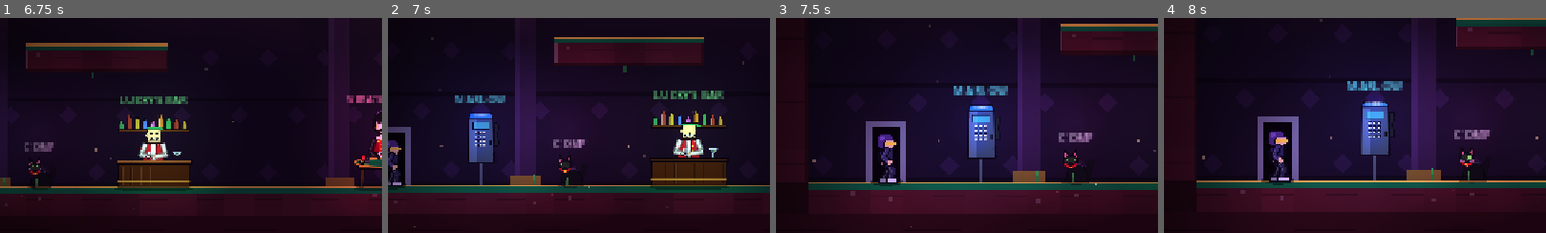
Above: before the commit, frames 1-4 (left to right).
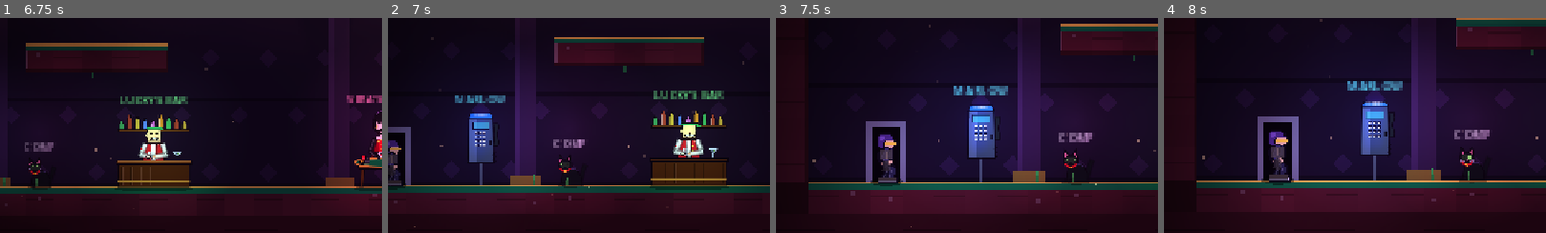
Above: after the commit, the same moments.

Repository: traceiscool2003/let-it-ride
Game: Godot game, scene res://scenes/main.tscn
The game is run twice, just before and just after one commit, with the same random seed, the same clock (stepped at 60 frames per second) and the same inputs.
Inputs (mouse positions are % of the whole screen's width and height, from its top left):
- Up to frame 1 (6.75 s): tap Enter (confirm) at 0.5 s; move the mouse to (72, 45) at 0.52 s; hold D (right) 0.53-1.25 s; hold Space (jump) 0.53-1.25 s; tap Shift (dash) at 0.6, 5.1 s; click (72, 45) at 0.67 s; drag from (30, 55) to (45, 70) at 1.27 s; move the mouse to (60, 28) at 2.02 s; hold A (left) 2.03-2.75 s; hold Space (jump) 2.03-2.75 s; tap F (attack) at 2.1 s; drag from (45, 70) to (20, 35) at 2.77 s; tap R (restart) at 3.5 s; move the mouse to (80, 65) at 3.52 s; hold D (right) 3.53-4.25 s; hold Space (jump) 3.53-4.25 s; tap 2 (choose2) at 3.6 s; drag from (20, 35) to (35, 25) at 4.27 s; move the mouse to (55, 50) at 5.02 s; hold D (right) 5.03-5.75 s; hold Space (jump) 5.03-5.75 s; click (55, 50) at 5.17 s; drag from (35, 25) to (30, 55) at 5.77 s; move the mouse to (72, 45) at 6.52 s; hold A (left) from 6.53 s (still down); hold Space (jump) from 6.53 s (still down); tap Z at 6.6 s
- Up to frame 2 (7 s): keep holding A (left); keep holding Space (jump)
- Up to frame 3 (7.5 s): release A (left) at 7.25 s; release Space (jump) at 7.25 s; drag from (30, 55) to (45, 70) at 7.27 s
- Up to frame 4 (8 s): no input
The pictures show only the part of the screen within x 0-50%, y 18-68%; the shares and areas given below are measured in that part.

Frame 1 is identical in both runs. In frame 2, 0.1% of the frame differs, in the area x 0-4%, y 63-78%; in frame 3, 0.3%; in frame 4, 0.3%, in the area x 27-33%, y 60-76%.

Commit message:
Item 2: wearable ability clothing (wardrobe.gd), ground pound

Diff:
--- a/scripts/main.gd
+++ b/scripts/main.gd
@@ -17,6 +17,7 @@
 const CasinoScript := preload("res://scripts/casino.gd")
 const Story := preload("res://scripts/story.gd")
 const Charms := preload("res://scripts/charms.gd")
+const Wardrobe := preload("res://scripts/wardrobe.gd")
 const Dialogue := preload("res://scripts/dialogue.gd")
 const Menus := preload("res://scripts/menus.gd")
 const MagsScript := preload("res://scripts/mags.gd")
@@ -305,6 +306,8 @@
 ## Slot machines on this floor, keyed by position: each has its own odds.
 var machines := {}
 var charms: Charms
+## Worn clothing ids for this run (see wardrobe.gd). Abilities come from here.
+var worn: Array = []
 var menu: Menus
 var settings: SettingsScript
 var settings_return := "title"
@@ -632,6 +635,7 @@
 	revive_used = false
 	run_dmg_bonus = ch["dmg"]
 	charms.reset_run()
+	worn = Wardrobe.START_OUTFIT.duplicate()
 	heat_run = heat()
 	hp = 99
 	_recalc_max_hp()
@@ -792,6 +796,8 @@
 	player.dash_enabled = not rules.has("grounded")
 	player.dash_max = 1 + perk("dash") + charms.dash_bonus()
 	player.dashes = player.dash_max
+	_apply_worn()
+	player.pounded.connect(_on_pound)
 	player.parry_bonus = perk("parry") * 0.05
 	world.add_child(player)
 	player.move_done.connect(_on_move)
@@ -1981,6 +1987,9 @@
 	for e in enemies:
 		if is_instance_valid(e) and e.alive:
 			e.kill(0.0)
+	var drop := _roll_wear(1)
+	if not drop.is_empty():
+		_give_wear(drop[0])
 	level.exit_locked = false
 	level.tile_layer.queue_redraw()
 	for p in projectiles:
@@ -2608,6 +2617,56 @@
 		"icon": String(inf["tags"][0]).left(1) if inf["tags"].size() > 0 else "?"}
 
 
+func _wear_item(id: String) -> Dictionary:
+	var inf: Dictionary = Wardrobe.info(id)
+	var price := int(round(float(inf["price"]) * _price_mult()))
+	var ab := " [" + String(inf["abil"]).to_upper().replace("_", " ") + "]" if inf.has("abil") else ""
+	return {"id": id, "name": inf["name"], "desc": String(inf["desc"]), "tag": "$%d" % price, "price": price,
+		"col": Color(inf["col"]).lightened(0.25), "tag_col": Color(inf["col2"]), "icon": "W"}
+
+
+## Pick clothing the player does not wear yet. Ability gear is weighted first.
+func _roll_wear(n: int) -> Array:
+	var pool: Array = []
+	for id in Wardrobe.ITEMS:
+		if id != "thrift_sneakers" and not worn.has(id) and int(Wardrobe.ITEMS[id]["price"]) > 0:
+			pool.append(id)
+	var out: Array = []
+	while out.size() < n and not pool.is_empty():
+		out.append(pool.pop_at(rng.randi_range(0, pool.size() - 1)))
+	return out
+
+
+func _give_wear(id: String) -> void:
+	var inf: Dictionary = Wardrobe.info(id)
+	worn = Wardrobe.wear(worn, id)
+	_apply_worn()
+	toasts.append({"text": "WEARING: " + String(inf["name"]), "sub": String(inf["desc"]), "t": 4.0})
+	if player and is_instance_valid(player):
+		fx.burst(player.global_position, 16, Color(inf["col"]), 120.0, 0.6, 2.5, -30.0)
+
+
+## Push worn clothing onto the player: abilities and the drawn outfit.
+func _apply_worn() -> void:
+	if player == null or not is_instance_valid(player):
+		return
+	var ab: Dictionary = Wardrobe.abilities(worn)
+	player.abil = ab
+	player.worn = worn
+	player.outfit_floor = floor_num
+	player.dash_enabled = not rules.has("grounded")
+
+
+func _on_pound(pos: Vector2) -> void:
+	shake(0.35)
+	hitstop(0.05)
+	Sfx.play("slam")
+	fx.burst(pos, 14, Color(0.8, 0.7, 0.6), 140.0, 0.5, 2.4, 80.0, Vector2.UP, PI * 0.5)
+	for e in enemies:
+		if is_instance_valid(e) and e.alive and absf(e.global_position.x - pos.x) < 36.0 and absf(e.global_position.y - pos.y) < 24.0:
+			e.hurt(2 + run_dmg_bonus, 0.0) if e.has_method("hurt") else e.kill(0.0)
+
+
 func _shop_price(id: String) -> int:
 	var base: int = Charms.PRICE[Charms.info(id)["rarity"]]
 	return int(round(base * (1.0 + floor_num / 6.0) * _price_mult() / 5.0)) * 5
@@ -2652,6 +2711,12 @@
 				it["price"] = price
 				it["disabled"] = pot < price
 				items.append(it)
+			if not data.has("wear"):
+				data["wear"] = _roll_wear(2)
+			for wid in data["wear"]:
+				var wit := _wear_item(wid)
+				wit["disabled"] = pot < int(wit["price"])
+				items.append(wit)
 			var rr := int(round(20 * (1 + int(data["rerolls"])) * _price_mult()))
 			items.append({"id": "reroll", "name": "REROLL", "desc": "Vera shuffles new charms onto the table.", "tag": "$%d" % rr, "price": rr, "col": Color(0.6, 0.6, 0.7), "icon": "R", "disabled": pot < rr})
 		"pick":
@@ -2769,6 +2834,13 @@
 				menu.set_msg("Vera: \"Your Pot's light, sugar.\"", Color(1, 0.5, 0.45))
 				Sfx.play("deny")
 				return
+			if Wardrobe.ITEMS.has(id):
+				pot -= price
+				(menu.data["wear"] as Array).erase(id)
+				Sfx.play("buy")
+				_give_wear(id)
+				_build_menu("shop", "", menu.sel)
+				return
 			pot -= price
 			if id == "reroll":
 				menu.data["stock"] = charms.roll(rng, 3)
--- a/scripts/player.gd
+++ b/scripts/player.gd
@@ -3,12 +3,14 @@
 
 signal move_done(move_name: String)
 signal landed(impact: float)
+signal pounded(pos: Vector2)
 
 enum S { NORMAL, WALL_RUN, LEDGE, CLIMB, SLIDE, DASH, VAULT, DEAD }
 
 const T := 16.0
 const Rig := preload("res://scripts/rig.gd")
 const SCARF_N := 8
+const Wardrobe := preload("res://scripts/wardrobe.gd")
 
 var cfg: MovementConfig
 var level
@@ -38,6 +40,10 @@
 ## Abilities come from worn clothing (see main.OUTFIT_ITEMS). Keys: dash, double_jump,
 ## wall (cling + wall jump), wall_run, slide, vault, ledge, glide, super_dash, pound.
 var abil := {"dash": true}
+## Worn clothing ids and the floor number (outfit tier); main sets these.
+var worn: Array = []
+var outfit_floor := 1
+var pounding := false
 var air_jumps := 0
 var dash_cd := 0.0
 var dash_dir := Vector2.RIGHT
@@ -222,6 +228,24 @@
 		wall_run_ready = true
 	else:
 		coyote = maxf(0.0, coyote - delta)
+
+	if pounding:
+		if on_floor:
+			pounding = false
+			pounded.emit(Vector2(global_position.x, _bottom()))
+		else:
+			velocity = Vector2(0, 560.0)
+			move_and_slide()
+			if is_on_floor():
+				pounding = false
+				_on_land(560.0)
+				pounded.emit(Vector2(global_position.x, _bottom()))
+			return
+	elif abil.get("pound", false) and not on_floor and iy > 0 and not jump_held and velocity.y > -80.0 and (_ground_below() < 0.0 or _ground_below() - _bottom() > 24.0):
+		pounding = true
+		squash = Vector2(0.8, 1.3)
+		Sfx.play("slam", 1.2)
+		return
 
 	var wd := _wall_dir() if abil.get("wall", false) else 0
 	if not on_floor and wd != 0:
@@ -990,6 +1014,7 @@
 					draw_line(p0, p1, sc if i % 3 != 2 else sc.darkened(0.2), w)
 
 	rig.draw(self, xf, a)
+	Wardrobe.draw(self, rig, xf, worn, outfit_floor, a)
 
 	if flow_ratio > 0.25:
 		draw_set_transform_matrix(xf)
--- /dev/null
+++ b/scripts/wardrobe.gd
@@ -0,0 +1,202 @@
+extends RefCounted
+## Everything you own is clothing. Each item sits in a slot, may grant an ability
+## (player.abil key) or a buff (see main/charms), and has a SWAG score: positive
+## = sharp, negative = ugly. Good buffs look nice, bad buffs look awful.
+## Outfit tiers: every floor you climb dresses the base outfit nicer.
+
+const SLOTS := ["head", "face", "neck", "torso", "legs", "feet", "hands", "back"]
+
+## id -> {name, slot, desc, abil, swag, col, col2, price, rarity}
+const ITEMS := {
+	"thrift_sneakers": {"name": "THRIFT SNEAKERS", "slot": "feet", "desc": "Scuffed, but they dash. DASH.", "abil": "dash", "swag": 0, "col": Color(0.75, 0.75, 0.72), "col2": Color(0.5, 0.2, 0.2), "price": 0, "rarity": "common"},
+	"wingtips": {"name": "WINGTIP SHOES", "slot": "feet", "desc": "Fancy footwork. DOUBLE JUMP.", "abil": "double_jump", "swag": 3, "col": Color(0.15, 0.1, 0.08), "col2": Color(0.9, 0.9, 0.95), "price": 220, "rarity": "uncommon"},
+	"grip_gloves": {"name": "GRIP GLOVES", "slot": "hands", "desc": "Tacky leather. WALL CLING & WALL JUMP.", "abil": "wall", "swag": 2, "col": Color(0.55, 0.3, 0.15), "col2": Color(0.3, 0.15, 0.08), "price": 200, "rarity": "uncommon"},
+	"track_jacket": {"name": "TRACK JACKET", "slot": "torso", "desc": "Three stripes of pure velocity. SUPER DASH (8 directions).", "abil": "super_dash", "swag": 1, "col": Color(0.1, 0.35, 0.8), "col2": Color(1, 1, 1), "price": 340, "rarity": "rare"},
+	"steel_toes": {"name": "STEEL-TOE BOOTS", "slot": "feet", "desc": "Heavy. Hold DOWN in the air to GROUND POUND.", "abil": "pound", "swag": -1, "col": Color(0.3, 0.3, 0.33), "col2": Color(0.7, 0.7, 0.75), "price": 260, "rarity": "uncommon"},
+	"silk_scarf": {"name": "SILK SCARF", "slot": "neck", "desc": "Hold JUMP while falling to GLIDE.", "abil": "glide", "swag": 4, "col": Color(0.85, 0.12, 0.3), "col2": Color(1.0, 0.8, 0.3), "price": 300, "rarity": "rare"},
+	"chalk_mitts": {"name": "CHALK MITTS", "slot": "hands", "desc": "Chalky. WALL RUN on tall walls.", "abil": "wall_run", "swag": 0, "col": Color(0.95, 0.95, 0.95), "col2": Color(0.7, 0.7, 0.7), "price": 380, "rarity": "rare"},
+	"slick_loafers": {"name": "SLICK LOAFERS", "slot": "feet", "desc": "Zero grip. SLIDE under things.", "abil": "slide", "swag": 3, "col": Color(0.4, 0.2, 0.1), "col2": Color(0.9, 0.75, 0.2), "price": 240, "rarity": "uncommon"},
+	"parkour_vest": {"name": "PARKOUR VEST", "slot": "torso", "desc": "Pockets and attitude. VAULT low obstacles & LEDGE GRAB.", "abil": "vault", "abil2": "ledge", "swag": -1, "col": Color(0.2, 0.4, 0.2), "col2": Color(0.8, 0.6, 0.1), "price": 280, "rarity": "uncommon"},
+	# Pure style pieces (no ability): found, bought, or from buff clothes.
+	"bucket_hat": {"name": "BUCKET HAT", "slot": "head", "desc": "Ugly. Lucky-ish.", "swag": -3, "col": Color(0.55, 0.6, 0.3), "col2": Color(0.3, 0.3, 0.1), "price": 30, "rarity": "common"},
+	"top_hat": {"name": "TOP HAT", "slot": "head", "desc": "Distinguished degenerate.", "swag": 5, "col": Color(0.06, 0.06, 0.08), "col2": Color(0.8, 0.1, 0.2), "price": 250, "rarity": "rare"},
+	"shades": {"name": "GOLD SHADES", "slot": "face", "desc": "Cool, in a bad way.", "swag": 4, "col": Color(0.95, 0.75, 0.2), "col2": Color(0.1, 0.1, 0.1), "price": 180, "rarity": "uncommon"},
+	"eyepatch": {"name": "LUCKY EYEPATCH", "slot": "face", "desc": "Lost an eye on a bad beat.", "swag": 2, "col": Color(0.08, 0.08, 0.1), "col2": Color(0.3, 0.3, 0.3), "price": 90, "rarity": "common"},
+	"fanny_pack": {"name": "FANNY PACK", "slot": "back", "desc": "It holds your chips. It hurts your pride.", "swag": -4, "col": Color(0.9, 0.3, 0.7), "col2": Color(0.2, 0.9, 0.9), "price": 40, "rarity": "common"},
+	"cape": {"name": "HIGH-ROLLER CAPE", "slot": "back", "desc": "Because why not.", "swag": 6, "col": Color(0.5, 0.05, 0.15), "col2": Color(1, 0.8, 0.3), "price": 420, "rarity": "rare"},
+	"gold_chain": {"name": "GOLD CHAIN", "slot": "neck", "desc": "Heavy. Shiny.", "swag": 4, "col": Color(1.0, 0.82, 0.25), "col2": Color(0.8, 0.6, 0.1), "price": 160, "rarity": "uncommon"},
+	"bowtie": {"name": "BOW TIE", "slot": "neck", "desc": "Black tie, red eyes.", "swag": 3, "col": Color(0.1, 0.1, 0.12), "col2": Color(0.8, 0.1, 0.2), "price": 80, "rarity": "common"},
+	"cargo_shorts": {"name": "CARGO SHORTS", "slot": "legs", "desc": "In winter.", "swag": -5, "col": Color(0.6, 0.55, 0.35), "col2": Color(0.4, 0.35, 0.2), "price": 20, "rarity": "common"},
+	"tux_pants": {"name": "TUX TROUSERS", "slot": "legs", "desc": "Satin stripe, no regrets.", "swag": 5, "col": Color(0.07, 0.07, 0.09), "col2": Color(0.9, 0.9, 0.9), "price": 200, "rarity": "uncommon"},
+	"hawaiian": {"name": "HAWAIIAN SHIRT", "slot": "torso", "desc": "Loud. A tourist's best friend.", "swag": -2, "col": Color(0.9, 0.4, 0.3), "col2": Color(0.3, 0.8, 0.8), "price": 60, "rarity": "common"},
+}
+
+## Base outfit per city tier (0..4) plus floor polish. Torso color, legs color, accent.
+const TIERS := [
+	{"name": "ALLEY RAGS", "torso": Color(0.30, 0.27, 0.25), "legs": Color(0.22, 0.20, 0.20), "accent": Color(0.45, 0.4, 0.35), "swag": -3},
+	{"name": "HUSTLER'S HOODIE", "torso": Color(0.35, 0.22, 0.45), "legs": Color(0.18, 0.18, 0.28), "accent": Color(0.7, 0.5, 0.8), "swag": 0},
+	{"name": "PIT-CREW POLO", "torso": Color(0.2, 0.35, 0.45), "legs": Color(0.2, 0.22, 0.3), "accent": Color(0.8, 0.8, 0.6), "swag": 2},
+	{"name": "SHARP SUIT", "torso": Color(0.14, 0.14, 0.2), "legs": Color(0.12, 0.12, 0.16), "accent": Color(0.9, 0.2, 0.3), "swag": 5},
+	{"name": "BLACK-CARD TUX", "torso": Color(0.05, 0.05, 0.07), "legs": Color(0.05, 0.05, 0.07), "accent": Color(1.0, 0.82, 0.3), "swag": 8},
+]
+
+const START_OUTFIT := ["thrift_sneakers"]
+
+
+static func info(id: String) -> Dictionary:
+	return ITEMS.get(id, {"name": "?", "slot": "torso", "desc": "", "swag": 0, "col": Color.GRAY, "col2": Color.DARK_GRAY, "price": 0, "rarity": "common"})
+
+
+## Tier for a 1-based floor number: floors 1-5 city 1 etc. Within a city the
+## outfit polish improves, so `tier_float` gives 0..4.99.
+static func tier_float(floor_num: int) -> float:
+	return clampf((floor_num - 1) / 5.0, 0.0, 4.99)
+
+
+static func tier_for(floor_num: int) -> int:
+	return int(tier_float(floor_num))
+
+
+## Abilities granted by a worn list of item ids.
+static func abilities(worn: Array) -> Dictionary:
+	var out := {}
+	for id in worn:
+		var it: Dictionary = info(id)
+		if it.has("abil"):
+			out[it["abil"]] = true
+		if it.has("abil2"):
+			out[it["abil2"]] = true
+	return out
+
+
+## Total swag: tier base + worn items. Higher is sharper.
+static func swag(worn: Array, floor_num: int) -> int:
+	var s: int = TIERS[tier_for(floor_num)]["swag"]
+	for id in worn:
+		s += int(info(id)["swag"])
+	return s
+
+
+static func swag_label(v: int) -> String:
+	if v <= -6: return "DUMPSTER FIRE"
+	if v <= -2: return "UGLY"
+	if v <= 3: return "MEH"
+	if v <= 8: return "SHARP"
+	if v <= 14: return "DAPPER"
+	return "HIGH ROLLER"
+
+
+static func item_in_slot(worn: Array, slot: String) -> String:
+	for id in worn:
+		if String(info(id)["slot"]) == slot:
+			return id
+	return ""
+
+
+## Add an item, replacing whatever sits in the same slot (except it keeps the old one's ability only if it is re-worn).
+static func wear(worn: Array, id: String) -> Array:
+	var out: Array = []
+	var slot: String = info(id)["slot"]
+	for w in worn:
+		if String(info(w)["slot"]) != slot:
+			out.append(w)
+	out.append(id)
+	return out
+
+
+## Draw worn clothes on the rig. ci = CanvasItem, xf = rig transform.
+static func draw(ci: CanvasItem, rig, xf: Transform2D, worn: Array, floor_num: int, alpha: float) -> void:
+	var tier: Dictionary = TIERS[tier_for(floor_num)]
+	var hip: Vector2 = rig.pose["hip"]
+	var tor: float = rig.pose["torso"]
+	var torso_len: float = rig.s["torso_len"]
+	# Base outfit torso overlay (a coloured jacket band) and legs tint.
+	ci.draw_set_transform_matrix(xf * Transform2D(tor, hip))
+	var tc: Color = tier["torso"]
+	tc.a = 0.78 * alpha
+	ci.draw_rect(Rect2(-3.2, -torso_len + 1.4, 6.4, torso_len - 2.0), tc)
+	var ac: Color = tier["accent"]
+	ac.a = alpha
+	ci.draw_rect(Rect2(-0.4, -torso_len + 2.0, 0.8, torso_len - 3.0), ac)
+	if tier_for(floor_num) >= 3:
+		ci.draw_rect(Rect2(-1.2, -torso_len + 1.2, 2.4, 1.4), Color(1, 1, 1, alpha))
+	ci.draw_set_transform_matrix(xf)
+	for slot in ["legs", "feet"]:
+		var id := item_in_slot(worn, slot)
+		var feet: Array = [rig.pose["foot_f"], rig.pose["foot_b"]]
+		var lc: Color = tier["legs"]
+		if id != "":
+			lc = info(id)["col"] if slot == "legs" else lc
+		if slot == "legs":
+			for f in feet:
+				ci.draw_line(hip, (hip + (f as Vector2)) * 0.5, Color(lc, 0.6 * alpha), 2.7)
+		else:
+			var sc: Color = info(id)["col"] if id != "" else Color(0.25, 0.22, 0.2)
+			var sc2: Color = info(id)["col2"] if id != "" else Color(0.4, 0.4, 0.4)
+			for f in feet:
+				var fp := f as Vector2
+				ci.draw_rect(Rect2(fp.x - 2.0, fp.y - 2.4, 5.0, 2.6), Color(sc, alpha))
+				ci.draw_rect(Rect2(fp.x - 2.0, fp.y - 0.4, 5.0, 0.8), Color(sc2, alpha))
+	# Torso clothing, neck, back, hands, head, face.
+	var tid := item_in_slot(worn, "torso")
+	if tid != "":
+		var it: Dictionary = info(tid)
+		ci.draw_set_transform_matrix(xf * Transform2D(tor, hip))
+		ci.draw_rect(Rect2(-3.4, -torso_len + 1.2, 6.8, torso_len - 1.8), Color(it["col"], 0.9 * alpha))
+		ci.draw_rect(Rect2(-0.5, -torso_len + 1.2, 1.0, torso_len - 1.8), Color(it["col2"], alpha))
+		if tid == "hawaiian":
+			for i in 4:
+				ci.draw_circle(Vector2(-2.0 + i * 1.4, -torso_len + 2.5 + (i % 2) * 2.0), 0.8, Color(it["col2"], alpha))
+		ci.draw_set_transform_matrix(xf)
+	var bid := item_in_slot(worn, "back")
+	if bid != "":
+		var itb: Dictionary = info(bid)
+		ci.draw_set_transform_matrix(xf * Transform2D(tor, hip))
+		if bid == "cape":
+			ci.draw_colored_polygon(PackedVector2Array([Vector2(-2, -torso_len + 1), Vector2(-7, 0), Vector2(-6, 3), Vector2(-1, -1)]), Color(itb["col"], alpha))
+		else:
+			ci.draw_rect(Rect2(-5.2, -4.2, 3.6, 2.4), Color(itb["col"], alpha))
+			ci.draw_rect(Rect2(-5.2, -3.4, 3.6, 0.6), Color(itb["col2"], alpha))
+		ci.draw_set_transform_matrix(xf)
+	var nid := item_in_slot(worn, "neck")
+	var neck: Vector2 = rig.neck()
+	if nid != "":
+		var itn: Dictionary = info(nid)
+		ci.draw_set_transform_matrix(xf * Transform2D(tor, neck))
+		if nid == "bowtie":
+			ci.draw_colored_polygon(PackedVector2Array([Vector2(0, 0.6), Vector2(-2.4, -0.6), Vector2(-2.4, 1.8)]), Color(itn["col2"], alpha))
+			ci.draw_colored_polygon(PackedVector2Array([Vector2(0, 0.6), Vector2(2.4, -0.6), Vector2(2.4, 1.8)]), Color(itn["col2"], alpha))
+		else:
+			ci.draw_rect(Rect2(-2.8, 0.0, 5.6, 1.6), Color(itn["col"], alpha))
+			if nid == "gold_chain":
+				ci.draw_circle(Vector2(0.5, 2.4), 1.0, Color(itn["col2"], alpha))
+		ci.draw_set_transform_matrix(xf)
+	var hid := item_in_slot(worn, "hands")
+	if hid != "":
+		var ith: Dictionary = info(hid)
+		for h in [rig.pose["hand_f"], rig.pose["hand_b"]]:
+			ci.draw_circle(h as Vector2, 1.7, Color(ith["col"], alpha))
+	var hdid := item_in_slot(worn, "head")
+	if hdid != "":
+		var ith2: Dictionary = info(hdid)
+		var top: Vector2 = rig.head_point(Vector2(0, -3.5))
+		ci.draw_set_transform_matrix(xf * Transform2D(float(rig.pose["torso"]) + float(rig.pose["head"]), top))
+		if hdid == "top_hat":
+			ci.draw_rect(Rect2(-3.0, -5.0, 6.0, 5.4), Color(ith2["col"], alpha))
+			ci.draw_rect(Rect2(-4.6, 0.0, 9.2, 1.0), Color(ith2["col"], alpha))
+			ci.draw_rect(Rect2(-3.0, -1.4, 6.0, 1.0), Color(ith2["col2"], alpha))
+		else:
+			ci.draw_rect(Rect2(-4.2, -2.0, 8.4, 2.8), Color(ith2["col"], alpha))
+			ci.draw_rect(Rect2(-5.4, 0.2, 10.8, 0.9), Color(ith2["col2"], alpha))
+		ci.draw_set_transform_matrix(xf)
+	var fid := item_in_slot(worn, "face")
+	if fid != "":
+		var itf: Dictionary = info(fid)
+		var eye: Vector2 = rig.head_point(Vector2(1.8, -0.2))
+		ci.draw_set_transform_matrix(xf * Transform2D(float(rig.pose["torso"]) + float(rig.pose["head"]), eye))
+		if fid == "eyepatch":
+			ci.draw_rect(Rect2(-1.2, -1.2, 2.4, 2.4), Color(itf["col"], alpha))
+		else:
+			ci.draw_rect(Rect2(-1.6, -1.0, 4.4, 2.0), Color(itf["col"], alpha))
+			ci.draw_rect(Rect2(-1.2, -0.6, 3.6, 1.2), Color(itf["col2"], alpha))
+		ci.draw_set_transform_matrix(xf)
--- a/tests/systems.gd
+++ b/tests/systems.gd
@@ -132,7 +132,7 @@
 			main.pot = 2000
 			main.charms.equipped = ["chalk"]
 			main._open_menu("shop")
-			check(main.menu.items.size() == 4, "Vera's table: 3 charms + reroll")
+			check(main.menu.items.size() == 6, "Vera's table: 3 charms + 2 clothes + reroll")
 			main.menu.sel = 3
 			main._menu_result(main.menu.press("confirm"))
 			check(main.pot < 2000 and main.state == "menu", "reroll charged the Pot")
Not shown, changed: WORK_LOCK.txt
Not shown, changed: REDESIGN_CHECKLIST.md
